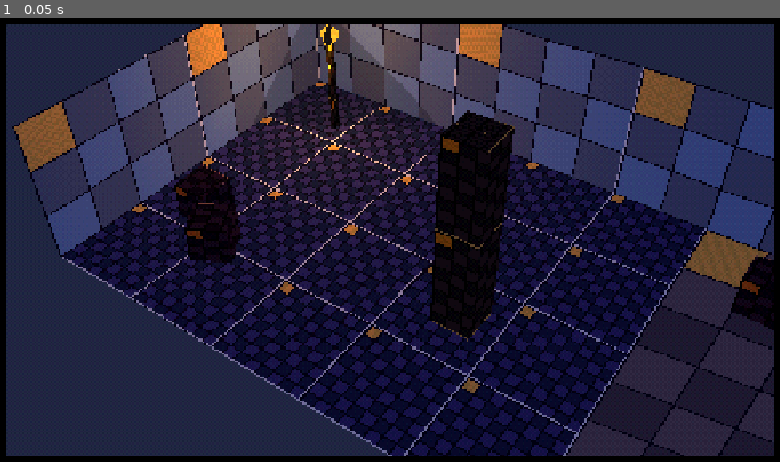
Above: before the commit, frame 1.
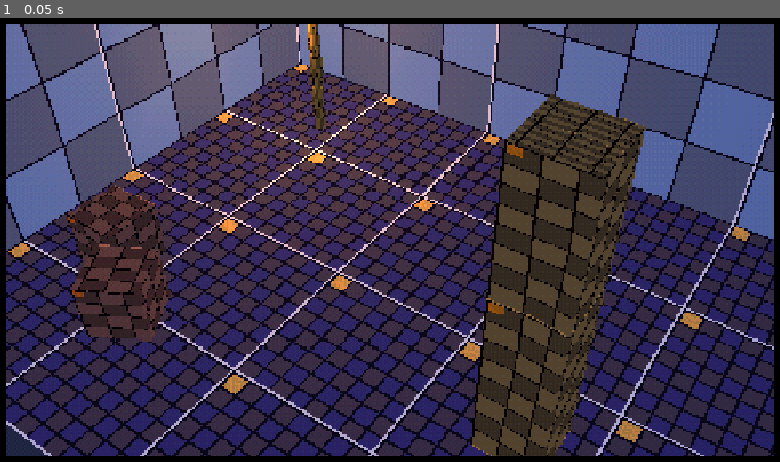
Above: after the commit, the same moment.

Repository: rossgrantfitness/circlesoft
Game: Godot game, scene res://scenes/core/main.tscn
Two runs of this game, one before a commit and one after it. Both use one fixed random seed, a clock stepped at 60 frames per second and the inputs below.
Inputs:
- Up to frame 1 (0.05 s): no input

The runs differ from the first frame. In frame 1, 84% of the frame differs, in the area x 0-100%, y 1-99%.

Commit message:
WIP: Technical Artist's test room and placeholder Red (in progress).
Co-Authored-By: Claude Opus 5.5 <noreply@anthropic.com>
Claude-Session: https://claude.ai/code/session_012jSmZ4BPCmd8jMXHsVXFG6

Diff:
--- a/game/project.godot
+++ b/game/project.godot
@@ -38,7 +38,11 @@
 [importer_defaults]
 
 scene={
-"import_script/path": "res://scripts/tools/psx_post_import.gd"
+"animation/fps": 15,
+"import_script/path": "res://scripts/tools/psx_post_import.gd",
+"meshes/create_shadow_meshes": false,
+"meshes/ensure_tangents": false,
+"meshes/generate_lods": false
 }
 texture={
 "compress/mode": 0,
--- a/game/scenes/debug/psx_test_room.tscn
+++ b/game/scenes/debug/psx_test_room.tscn
@@ -5,6 +5,7 @@
 [ext_resource type="Shader" path="res://shaders/psx_unlit.gdshader" id="3_unlit"]
 [ext_resource type="Shader" path="res://shaders/psx_fade.gdshader" id="4_fade"]
 [ext_resource type="Texture2D" path="res://art/placeholder/textures/checker_64.png" id="5_tex64"]
+[ext_resource type="Texture2D" path="res://art/placeholder/textures/checker_128.png" id="8_tex128"]
 [ext_resource type="Texture2D" path="res://art/placeholder/textures/checker_256.png" id="6_tex256"]
 [ext_resource type="Texture2D" path="res://art/placeholder/textures/wall_128.png" id="7_wall"]
 
@@ -12,7 +13,7 @@
 background_mode = 1
 background_color = Color(0.12156863, 0.14509805, 0.2509804, 1)
 ambient_light_source = 2
-ambient_light_color = Color(0.45, 0.45, 0.7, 1)
+ambient_light_color = Color(0.7, 0.7, 0.95, 1)
 
 [sub_resource type="ShaderMaterial" id="Mat_floor"]
 shader = ExtResource("2_lit")
@@ -40,18 +41,18 @@
 
 [sub_resource type="ShaderMaterial" id="Mat_pillar"]
 shader = ExtResource("4_fade")
-shader_parameter/albedo_texture = ExtResource("5_tex64")
+shader_parameter/albedo_texture = ExtResource("8_tex128")
 shader_parameter/uv_scale = Vector2(1, 4)
 shader_parameter/albedo_tint = Color(0.85, 0.65, 0.3, 1)
 
 [sub_resource type="ShaderMaterial" id="Mat_crate"]
 shader = ExtResource("2_lit")
-shader_parameter/albedo_texture = ExtResource("5_tex64")
+shader_parameter/albedo_texture = ExtResource("8_tex128")
 shader_parameter/albedo_tint = Color(0.8, 0.5, 0.35, 1)
 
 [sub_resource type="ShaderMaterial" id="Mat_lamp_post"]
 shader = ExtResource("2_lit")
-shader_parameter/albedo_texture = ExtResource("5_tex64")
+shader_parameter/albedo_texture = ExtResource("8_tex128")
 shader_parameter/uv_scale = Vector2(1, 3)
 shader_parameter/albedo_tint = Color(0.85, 0.64, 0.25, 1)
 
@@ -116,9 +117,9 @@
 [node name="RoomLook" type="Node" parent="."]
 script = ExtResource("1_look")
 fog_color = Color(0.12156863, 0.14509805, 0.2509804, 1)
-fog_near = 17.0
-fog_far = 27.0
-ambient_color = Color(0.45, 0.45, 0.7, 1)
+fog_near = 14.0
+fog_far = 22.0
+ambient_color = Color(0.7, 0.7, 0.95, 1)
 ambient_energy = 1.0
 
 [node name="WorldEnvironment" type="WorldEnvironment" parent="."]
@@ -203,7 +204,7 @@
 [node name="CameraRig" type="Node3D" parent="."]
 
 [node name="Camera3D" type="Camera3D" parent="CameraRig"]
-transform = Transform3D(0.819152, -0.383798, 0.42625, 0, 0.743145, 0.669131, -0.573576, -0.54812, 0.608749, 6.8, 10.7, 9.7)
+transform = Transform3D(0.819152, -0.383798, 0.42625, 0, 0.743145, 0.669131, -0.573576, -0.54812, 0.608749, 3.97, 7.5, 5.9)
 fov = 30.0
 near = 0.5
 far = 60.0
--- a/game/scripts/tools/make_placeholder_textures.gd
+++ b/game/scripts/tools/make_placeholder_textures.gd
@@ -23,13 +23,13 @@
 
 ## name, size in pixels, cell size in pixels, color A, color B
 const TEXTURES: Array[Dictionary] = [
-	{"name": "checker_64", "size": 64, "cell": 8, "a": DUSK, "b": NIGHT},
+	{"name": "checker_64", "size": 64, "cell": 8, "a": DUSK, "b": DUST},
 	{"name": "checker_128", "size": 128, "cell": 16, "a": SLATE, "b": SLATE_LIGHT},
 	{"name": "checker_256", "size": 256, "cell": 32, "a": DUST, "b": PATCH_METAL},
 	{"name": "wall_128", "size": 128, "cell": 32, "a": SIGNALS_BLUE, "b": SLATE},
 ]
 const GRID_LINE_PX: int = 1
-const MARK_CELLS: int = 1
+const MARK_PX: int = 8 # side of the amber corner mark (or the whole cell if smaller)
 
 
 func _initialize() -> void:
@@ -60,8 +60,8 @@
 			var color: Color = color_a if (cx + cy) % 2 == 0 else color_b
 			if x % cell < GRID_LINE_PX or y % cell < GRID_LINE_PX:
 				color = INK
-			# Top-left cell: amber mark (flip / rotation check). Center cell edge: chalk.
-			if cx < MARK_CELLS and cy < MARK_CELLS and x % cell >= GRID_LINE_PX and y % cell >= GRID_LINE_PX:
+			# Top-left cell: amber mark (flip / rotation check).
+			if x < mini(MARK_PX, cell) and y < mini(MARK_PX, cell) and x % cell >= GRID_LINE_PX and y % cell >= GRID_LINE_PX:
 				color = LAMP_AMBER if (x + y) % 2 == 0 else BRASS
 			image.set_pixel(x, y, color)
 	# Chalk border so tiling seams are visible when the texture repeats.
--- /dev/null
+++ b/game/scripts/tools/psx_post_import.gd
@@ -0,0 +1,67 @@
+@tool
+extends EditorScenePostImport
+## Scene import script for 3D models (.glb). Runs every time a model is (re)imported:
+##  - swaps each imported material for the PSX look: psx_lit, or psx_unlit when the material's
+##    name ends in "_unlit". The texture and base color carry over; filtering is nearest.
+##  - makes the locomotion clips (idle, walk, run, ...) loop.
+##  - sets every animation track to snap between keys (no smoothing), the PSX stepped feel.
+## Registered project-wide in project.godot ([importer_defaults] scene) and in the .import
+## file of art/placeholder/characters/red/red_blockout.glb.
+## Ross never touches import settings; he just drops a .glb in the folder.
+
+const LIT_SHADER: Shader = preload("res://shaders/psx_lit.gdshader")
+const UNLIT_SHADER: Shader = preload("res://shaders/psx_unlit.gdshader")
+const UNLIT_SUFFIX: String = "_unlit"
+const PARAM_TEXTURE: StringName = &"albedo_texture"
+const PARAM_TINT: StringName = &"albedo_tint"
+## Clips that repeat. Everything else plays once. (Names from the style guide's animation list.)
+const LOOPING_CLIPS: PackedStringArray = ["idle", "walk", "run", "battle_ready", "climb"]
+
+
+func _post_import(scene: Node) -> Object:
+	print("PSXIMPORT start ", scene.get_class())
+	_convert_node(scene)
+	return scene
+
+
+func _convert_node(node: Node) -> void:
+	print("PSXIMPORT node ", node.name, " ", node.get_class())
+	if node is ImporterMeshInstance3D:
+		var importer_mesh: ImporterMesh = (node as ImporterMeshInstance3D).mesh
+		if importer_mesh != null:
+			_convert_mesh(importer_mesh)
+	elif node is AnimationPlayer:
+		_convert_animations(node as AnimationPlayer)
+	for child: Node in node.get_children():
+		_convert_node(child)
+
+
+func _convert_mesh(mesh: ImporterMesh) -> void:
+	for surface: int in mesh.get_surface_count():
+		var source: Material = mesh.get_surface_material(surface)
+		mesh.set_surface_material(surface, make_psx_material(source))
+
+
+## Builds the PSX material that replaces an imported one. Public so tests can call it.
+static func make_psx_material(source: Material) -> ShaderMaterial:
+	var material: ShaderMaterial = ShaderMaterial.new()
+	var source_name: String = ""
+	if source != null:
+		source_name = source.resource_name
+	material.resource_name = source_name
+	material.shader = UNLIT_SHADER if source_name.ends_with(UNLIT_SUFFIX) else LIT_SHADER
+	var standard: BaseMaterial3D = source as BaseMaterial3D
+	if standard != null:
+		if standard.albedo_texture != null:
+			material.set_shader_parameter(PARAM_TEXTURE, standard.albedo_texture)
+		material.set_shader_parameter(PARAM_TINT, standard.albedo_color)
+	return material
+
+
+func _convert_animations(player: AnimationPlayer) -> void:
+	for clip_name: StringName in player.get_animation_list():
+		var animation: Animation = player.get_animation(clip_name)
+		if LOOPING_CLIPS.has(String(clip_name)):
+			animation.loop_mode = Animation.LOOP_LINEAR
+		for track: int in animation.get_track_count():
+			animation.track_set_interpolation_type(track, Animation.INTERPOLATION_NEAREST)
Binary file added: game/art/placeholder/characters/red/red_blockout.glb
Not shown, added: game/art/placeholder/characters/red/red_blockout.glb.import
Binary file added: game/art/placeholder/characters/red/red_blockout.png
Not shown, added: game/art/placeholder/characters/red/red_blockout.png.import
Binary file added: game/art/placeholder/characters/red/red_blockout_red_blockout.png
Not shown, added: game/art/placeholder/characters/red/red_blockout_red_blockout.png.import
Binary file changed: game/art/placeholder/textures/checker_128.png
Binary file changed: game/art/placeholder/textures/checker_256.png
Binary file changed: game/art/placeholder/textures/checker_64.png
Binary file changed: game/art/placeholder/textures/wall_128.png
Not shown, added: game/scripts/tools/psx_post_import.gd.uid
Not shown, removed: game/scripts/tools/.gitkeep
(and 1 more such lines)
